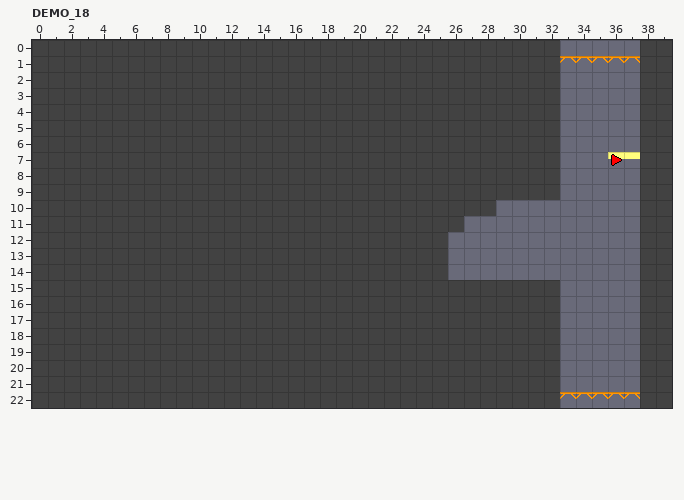
An edit to a level. LDtk project, Assets/Resources/LDtk/Demo.ldtk. Above is the file before it was changed.
Cells are 16x16 px. Shown: DEMO_18 x 0..39, y 0..22. The commit also changed other parts of the map, which this record leaves out.
And afterwards:
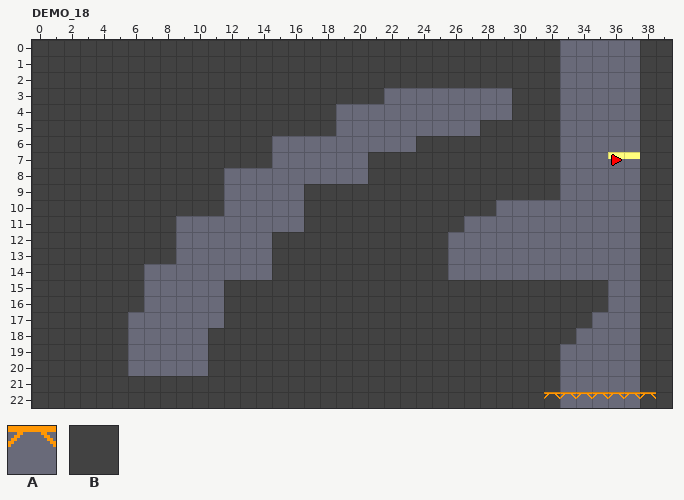
Key: from "ENTITIES": A 67; from "GROUND": B 0.
_ is an empty cell.
Log entry: added alot more ldtk entities
What changed:
Layer "GROUND":
The author put tile B in rows 15 to 16 at x 33 to 35; in row 17 at x 33 to 34; in row 18 at x 33.
The author cleared tile B in row 3 at x 22 to 29; in row 4 at x 19 to 29; in row 5 at x 19 to 27; in row 6 at x 15 to 23; in row 7 at x 15 to 20; in row 8 at x 12 to 20.
The author cleared tile B in rows 9 to 10 at x 12 to 16; in row 11 at x 9 to 16; in rows 12 to 13 at x 9 to 14; in row 14 at x 7 to 14; in rows 15 to 16 at x 7 to 11; in row 17 at x 6 to 11.
The author cleared tile B in rows 18 to 20 at x 6 to 10.
Layer "ENTITIES":
The author put tile A in row 22 at x 32 and 38.
The author cleared tile A in row 1 at x 33 to 37.
Pixel boxes of the changes (left, top, right, bottom) in both pictures:
removed: (560, 56, 640, 63)
removed: (128, 88, 512, 376)
added: (560, 280, 608, 344)
added: (544, 392, 560, 399)
added: (640, 392, 656, 399)
